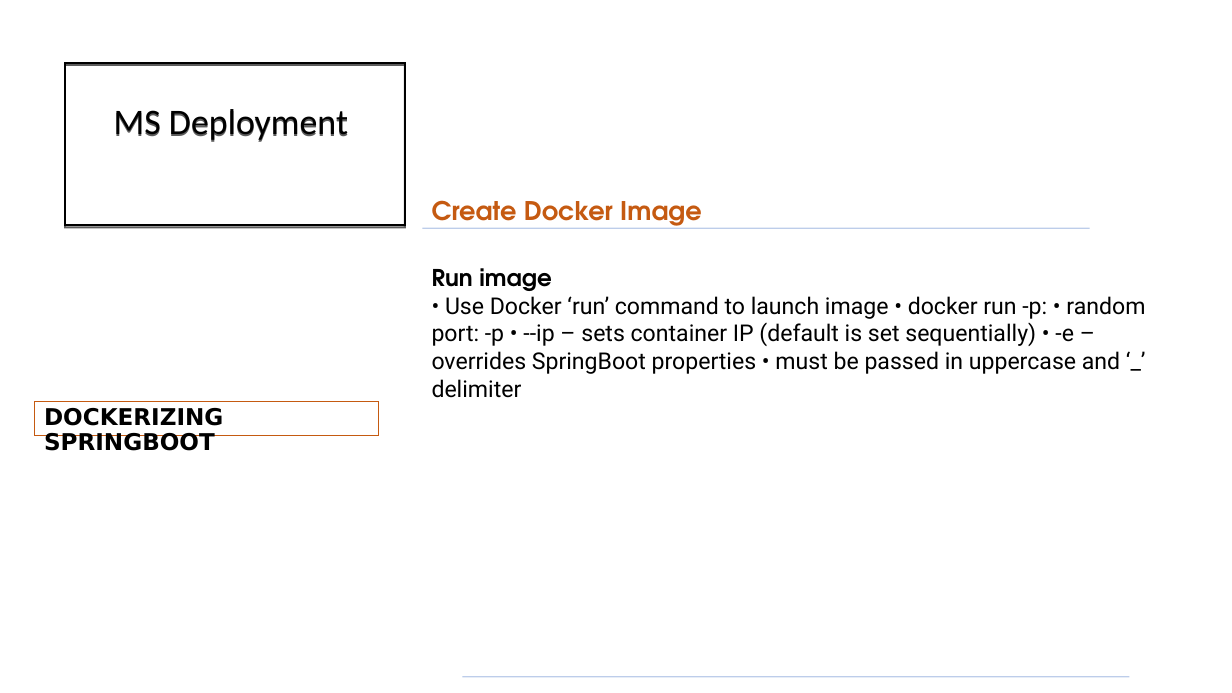
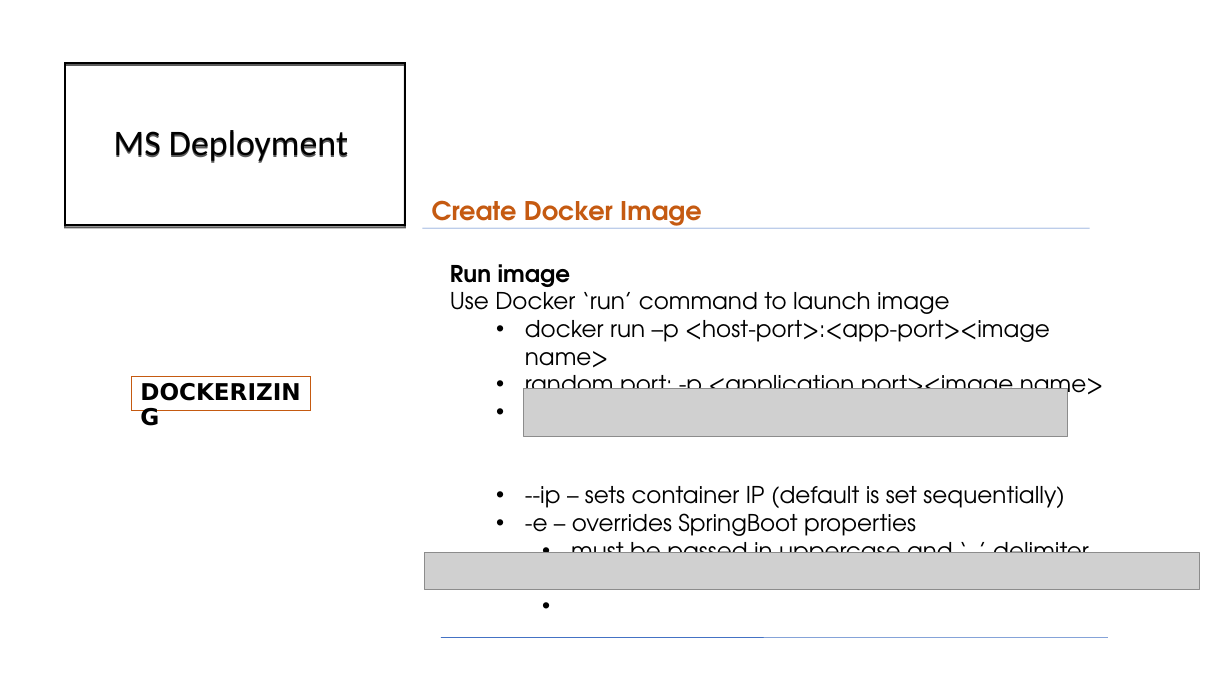
Before and after one commit to AymanGosh/MicroservicesTsofen69, a slide deck: slide 33 of MsDeployment.odp (slide 18 before the commit). Drawn at 1232x693 pixels with LibreOffice and Linux fonts; fonts in the diff are those of the drawing; grey boxes stand for pictures. Boxes give left, top, right and bottom in pixels: in the first picture for what was removed or moved away, otherwise in the second. Text is boxed around its words. In the diff, an @@ line names an element or a change of style, - is before the commit and + after.

```diff
--- a/MsDeployment.odp
+++ b/MsDeployment.odp
@@ text "Run image": place and size @@
-text "Run image" at [432,268,1145,398]
+text "Run image" at [450,264,1103,553]
@@ text at [450,286,1103,553]: text changed; font Roboto to TeX Gyre Adventor @@
-• Use Docker ‘run’ command to launch image • docker run -p: • random port: -p • --ip – sets container IP (default is set sequentially) • -e – overrides SpringBoot properties • must be passed in uppercase and ‘_’ delimiter
+Use Docker ‘run’ command to launch image
+  • docker run –p <host-port>:<app-port><image name>
+  • random port: -p <application port><image name>
+  • --ip – sets container IP (default is set sequentially)
+  • -e – overrides SpringBoot properties
+    • must be passed in uppercase and ‘_’ delimiter
@@ freeform shape "DOCKERIZING": place and size @@
-freeform shape "DOCKERIZING" at [35,401,379,435]
+freeform shape "DOCKERIZING" at [131,376,311,410]
@@ picture added at [524,389,1068,437] @@
@@ text in freeform shape at [44,408,223,451]: text changed @@
-DOCKERIZING SPRINGBOOT
+DOCKERIZING
@@ picture added at [424,553,1200,591] @@
@@ line moved from (462, 677) - (1129, 677) to (441, 638) - (1108, 638) @@
```
Also in this commit, not shown: 16 other slides changed, 17 slides added, 1 slide removed, 39 other files.
